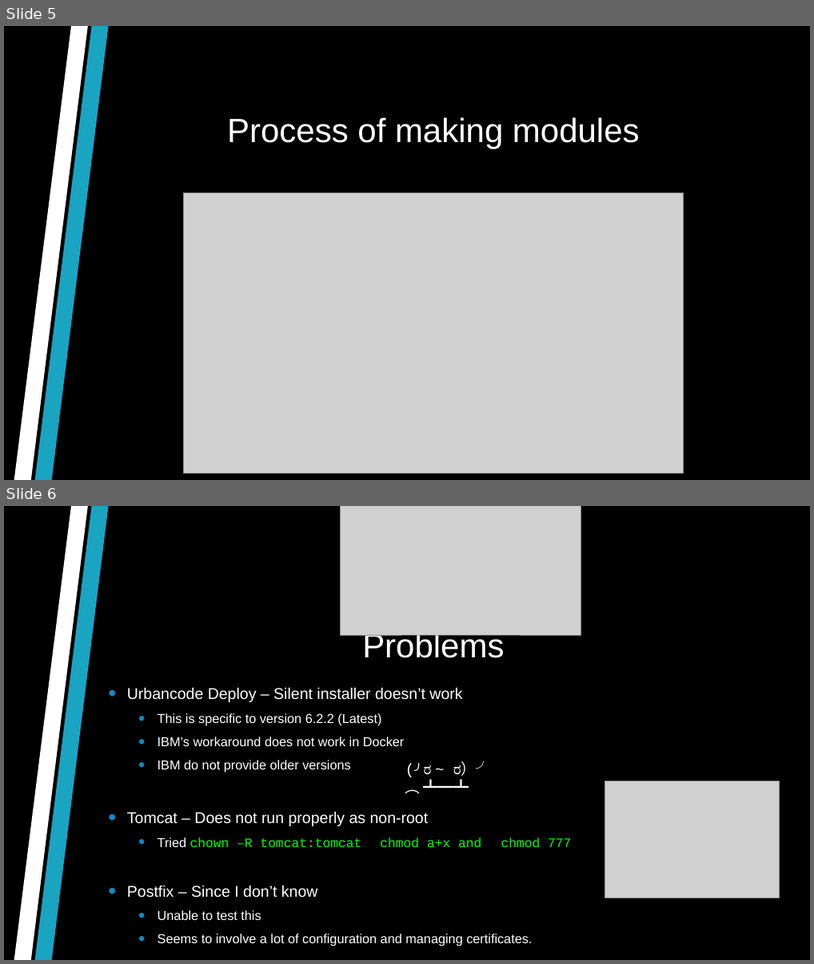
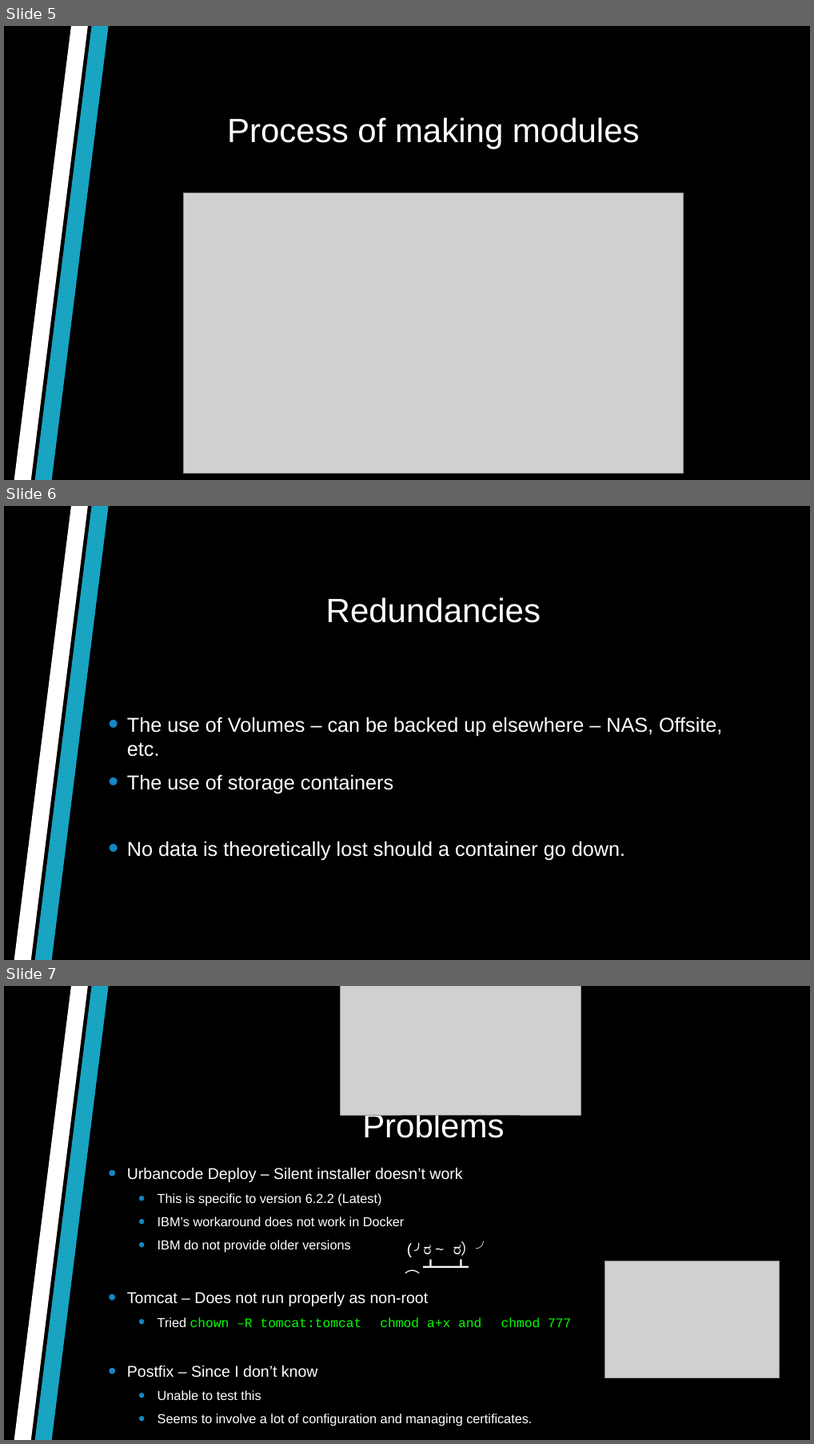
Before and after one commit to jcqac/docker-project, a slide deck: Presentation.pptx. Shown one above the other, each under a label of ours: slides 5 and 6 before the commit, slides 5, 6 and 7 after it. The pictures are 814x964 and 814x1444 pixels, drawn with LibreOffice and Linux fonts; fonts in the diff are those of the drawing; grey boxes stand for pictures; background and template pictures are left out. Boxes give left, top, right and bottom in pixels: in the first picture for what was removed or moved away, otherwise in the second. Text is boxed around its words. In the diff, an @@ line names an element or a change of style, - is before the commit and + after.

```diff
--- a/Presentation.pptx
+++ b/Presentation.pptx
@@ slide 6 added at (x1=4, y1=506, x2=810, y2=960), background #000000; not listed: 2 template elements that a slide beside it also shows @@
@@ title added at (x1=326, y1=597, x2=541, y2=623), 40 pt, text #FFFFFF @@
+Redundancies
@@ text added at (x1=127, y1=716, x2=722, y2=860), 24 pt, text #FFFFFF @@
+• The use of Volumes – can be backed up elsewhere – NAS, Offsite, etc.
+• The use of storage containers
+• No data is theoretically lost should a container go down.
@@ what was slide 6 is now slide 7 @@
```
Also in this commit, not shown: 1 slide changed, 5 other files.
